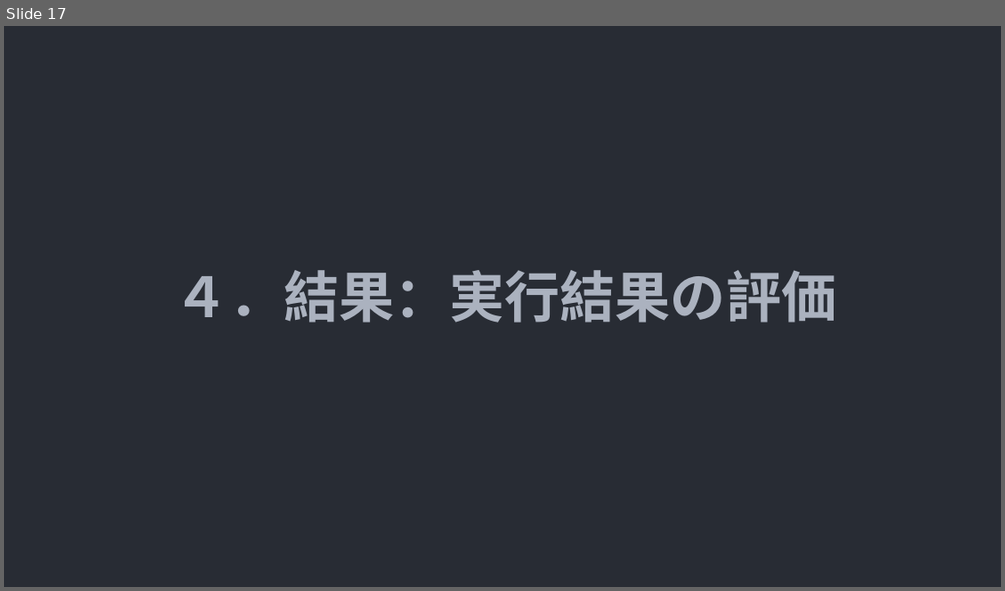
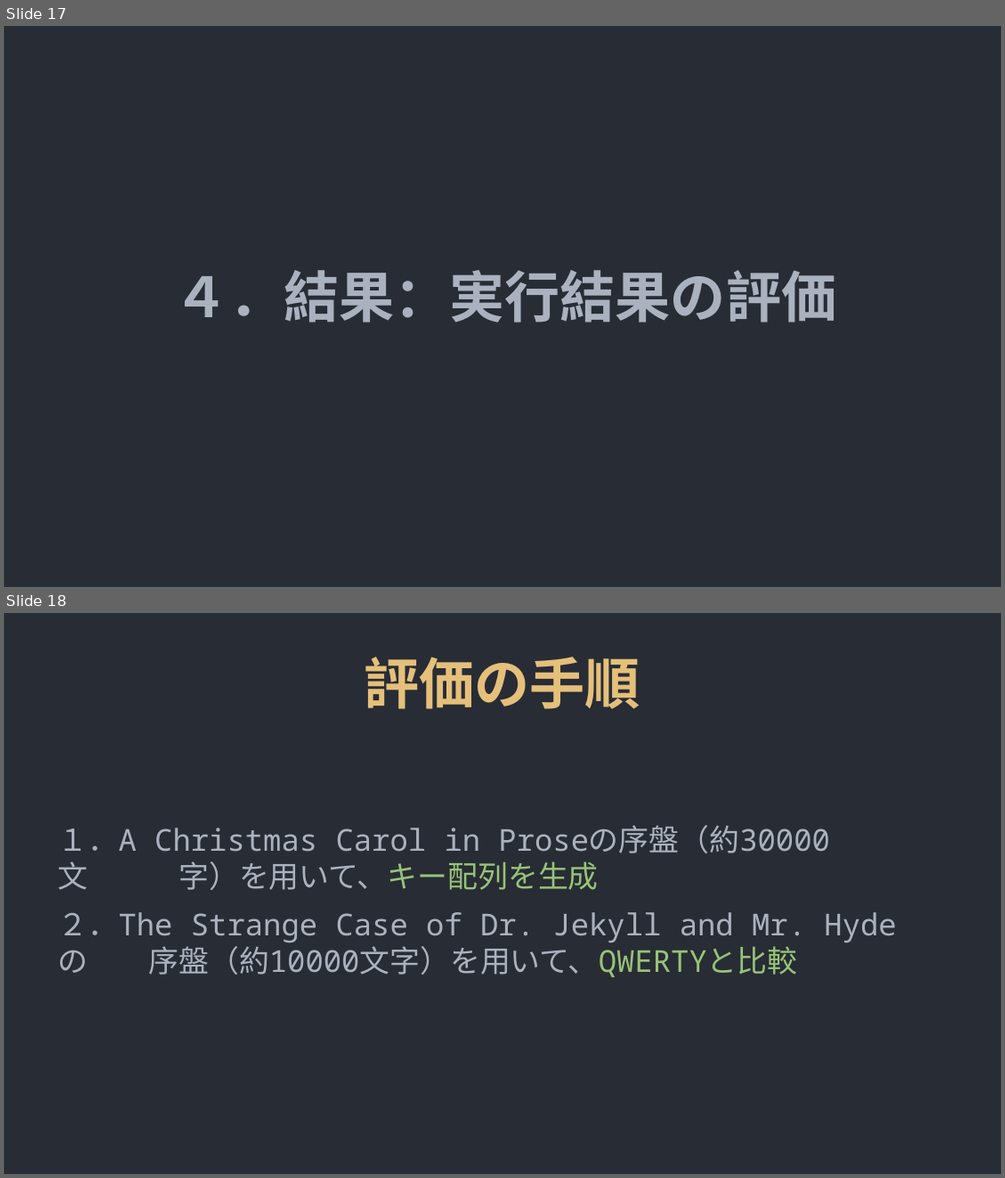
Before and after one commit to yuichiro-kurose/keyboard, a slide deck: docs/最終発表.odp. Shown one above the other, each under a label of ours: slide 17 before the commit, slides 17 and 18 after it. The pictures are 1005x591 and 1005x1178 pixels, drawn with LibreOffice and Linux fonts; fonts in the diff are those of the drawing. Boxes give left, top, right and bottom in pixels: in the first picture for what was removed or moved away, otherwise in the second. Text is boxed around its words. In the diff, an @@ line names an element or a change of style, - is before the commit and + after.

```diff
--- a/docs/最終発表.odp
+++ b/docs/最終発表.odp
@@ slide 18 added at (4, 613, 1001, 1174), background #282C34 @@
@@ title added at (364, 657, 640, 709), 44 pt, text #E5C07B, bold @@
+評価の手順
@@ text added at (58, 825, 829, 977), 24 pt, text #ABB2BF @@
+１．A Christmas Carol in Proseの序盤（約30000文 字）を用いて、キー配列を生成
+２．The Strange Case of Dr. Jekyll and Mr. Hydeの 序盤（約10000文字）を用いて、QWERTYと比較
```
Also in this commit, not shown: 7 slides changed, 9 other slides added, 3 slides removed, 7 other files.
